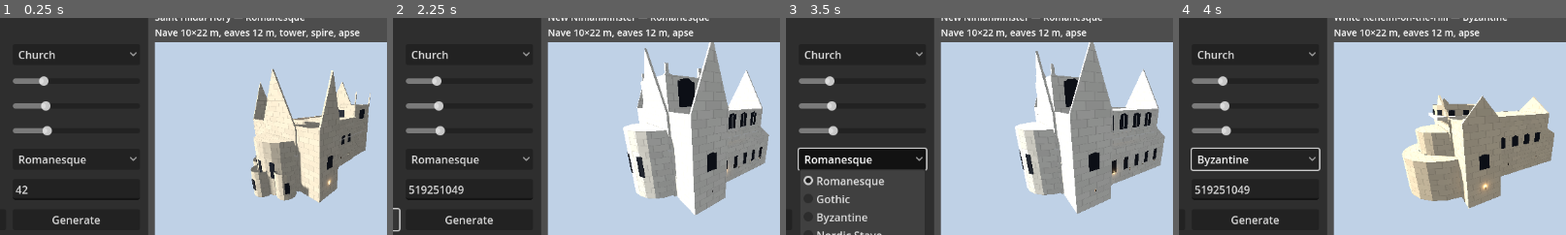
Above: before the commit, frames 1-4 (left to right).
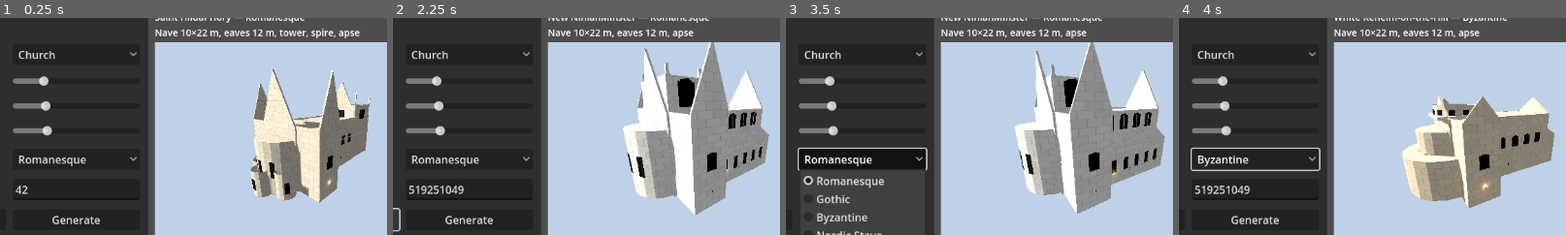
Above: after the commit, the same moments.

Repository: drAshcroft/BrickWild
Game: Godot game, scene res://scenes/studio.tscn
The game is run twice, just before and just after one commit, with the same random seed, the same clock (stepped at 60 frames per second) and the same inputs.
Inputs:
- Up to frame 1 (0.25 s): no input
- Up to frame 2 (2.25 s): click "Church" at 0.5 s; click "New seed" at 1.25 s; click "New seed" at 2 s
- Up to frame 3 (3.5 s): click "Romanesque" at 2.75 s
- Up to frame 4 (4 s): click "Generate" at 3.5 s
The pictures show only the part of the screen within x 17-67%, y 0-50%; the shares and areas given below are measured in that part.

The runs differ from the first frame. In frame 1, 0.2% of the frame differs, in the area x 65-89%, y 42-80%; in frame 2, 0.3%, in the area x 60-97%, y 11-88%; in frame 3, 0.3%; in frame 4, less than 0.1%.

Commit message:
VIS-012 finish cut church glazing and open portals

Diff:
--- a/src/church/church_assembler.gd
+++ b/src/church/church_assembler.gd
@@ -10,6 +10,43 @@
 static func build(spec: ChurchSpec, cutaway := false) -> Node3D:
 	var builder := ChurchBuilder.new()
 	var mesh: ArrayMesh = builder.build(spec)
-	return ShellAssembler.build("Church", mesh, [spec.stone_color, spec.trim_color,
+	var root := ShellAssembler.build("Church", mesh, [spec.stone_color, spec.trim_color,
 		spec.roof_color, Color("1a1c20")], builder.prop_log,
 		ChurchBuilder.SURF_ROOF, cutaway, LightKit.FLAME, true)
+	_finish_glazing(root)
+	return root
+
+
+## The black vertex marker belongs only to panes seated in cut clerestory
+## throats. Shallow windows keep the original dark recess in the same slot.
+static func _finish_glazing(root: Node3D) -> void:
+	if DisplayServer.get_name() == "headless":
+		return
+	var shell := root.get_node_or_null("Shell") as MeshInstance3D
+	if shell == null:
+		return
+	var shader := Shader.new()
+	shader.code = """shader_type spatial;
+render_mode cull_disabled;
+void fragment() {
+	if (COLOR.r < 0.5) {
+		vec2 grid = UV * vec2(0.95, 0.85);
+		vec2 edge = min(fract(grid), vec2(1.0) - fract(grid));
+		float lead = 1.0 - smoothstep(0.010, 0.035, min(edge.x, edge.y));
+		vec2 cell = floor(grid);
+		float tint = fract(sin(dot(cell, vec2(17.13, 41.71))) * 43758.5453);
+		vec3 blue = vec3(0.025, 0.055, 0.085);
+		vec3 jewel = tint > 0.84 ? vec3(0.11, 0.035, 0.045) : vec3(0.035, 0.09, 0.10);
+		vec3 glass = mix(blue, jewel, 0.45 + 0.35 * tint);
+		ALBEDO = mix(glass, vec3(0.018, 0.024, 0.031), lead);
+		EMISSION = glass * (1.0 - lead) * 0.025;
+		ROUGHNESS = 0.24;
+	} else {
+		ALBEDO = vec3(0.020, 0.025, 0.031);
+		ROUGHNESS = 0.82;
+	}
+}
+"""
+	var glass := ShaderMaterial.new()
+	glass.shader = shader
+	shell.set_surface_override_material(ChurchBuilder.SURF_OPEN, glass)
--- a/src/church/church_builder.gd
+++ b/src/church/church_builder.gd
@@ -206,9 +206,13 @@
 	# gap between them with no wall behind it at all.
 	var door_h: float = minf(h * 0.32, 3.4)
 	var door_z: float = _west_door_z()
-	for opening in _west_door_openings():
+	var west_doors := _west_door_openings()
+	for opening_index in range(west_doors.size()):
+		var opening: Dictionary = west_doors[opening_index]
 		window(opening.pos, PI, opening.width, opening.height,
 			opening.style, true, _cuts_west_portal())
+		if _cuts_west_portal():
+			_portal_moulding(opening, opening_index)
 	box(Vector3((w * 0.34 if spec.door_style == &"portal" else 2.4) + 0.7, 0.22, 0.14),
 		Vector3(0, door_h + 0.35, door_z - 0.02), SURF_TRIM)
 
@@ -756,16 +760,70 @@
 		var mullion: float = clampf(width * 0.06, 0.055, 0.16)
 		host("clerestory_%d" % part_log.size())
 		if _cuts_clerestory():
-			# Set the dark pane at the inner lip. The ray fixture probes stone,
+			# Seat the glazed pane at the inner lip. The ray fixture probes stone,
 			# so glazing cannot disguise an uncut masonry host.
+			_kit.surface(SURF_OPEN).set_color(Color.BLACK)
 			component_box("clerestory_pane",
 				Vector3(width - 0.08, height - 0.08, 0.025),
 				xf.translated_local(Vector3(0, 0, -NAVE_WALL_T + 0.035)), SURF_OPEN)
+			_kit.surface(SURF_OPEN).set_color(Color.WHITE)
+			# Two stone spandrels fill the rectangular cut above its pointed
+			# crown. The pane remains at the far reveal, behind real wall depth.
+			var crown_y: float = height * 0.18
+			var wall_mid: float = -NAVE_WALL_T * 0.5 + ChurchGeometry.OPENING_EPS
+			for side in [-1.0, 1.0]:
+				var points := PackedVector3Array([
+					xf * Vector3(side * width * 0.5, crown_y, wall_mid),
+					xf * Vector3(side * width * 0.5, height * 0.5, wall_mid),
+					xf * Vector3(0, height * 0.5, wall_mid),
+				])
+				component_slab("clerestory_spandrel", points, NAVE_WALL_T,
+					SURF_STONE, false)
 		component_box("clerestory_mullion", Vector3(mullion, height, 0.09),
 			xf.translated_local(Vector3(0, 0, 0.03)), SURF_TRIM)
+		if _cuts_clerestory():
+			component_box("clerestory_transom",
+				Vector3(width - 0.06, mullion * 0.75, 0.09),
+				xf.translated_local(Vector3(0, height * 0.07, 0.03)), SURF_TRIM)
 		component_box("clerestory_sill", Vector3(width + mullion * 3, mullion, 0.18),
 			xf.translated_local(Vector3(0, -height / 2.0, 0.02)), SURF_TRIM)
 		host_end()
+
+
+## A dressed but deliberately open entrance. Its jambs and hood sit outside
+## the throat, so they do not seal the approach tested by the aperture suite.
+func _portal_moulding(opening: Dictionary, index: int) -> void:
+	var width: float = opening.width
+	var height: float = opening.height
+	var face_pos: Vector3 = opening.pos
+	if spec.west_towers >= 2:
+		face_pos.z = ChurchGeometry.tower_center_z(spec) - spec.tower_width * 0.5 \
+			- ChurchGeometry.OPENING_EPS
+	var xf := Transform3D(Basis(Vector3.UP, PI), face_pos)
+	host("west_portal_%d" % index)
+	var jamb := 0.18
+	for side in [-1.0, 1.0]:
+		component_box("portal_jamb", Vector3(jamb, height, 0.24),
+			xf.translated_local(Vector3(side * (width * 0.5 + jamb * 0.5),
+				0, 0.08)), SURF_TRIM)
+	component_box("portal_lintel", Vector3(width + jamb * 2.0, jamb, 0.28),
+		xf.translated_local(Vector3(0, height * 0.5 + jamb * 0.5, 0.08)), SURF_TRIM)
+	if opening.style == &"pointed":
+		var spring := height * 0.5 + jamb * 0.5
+		var crown := spring + minf(width * 0.23, 0.85)
+		for side in [-1.0, 1.0]:
+			_portal_hood_segment(xf, Vector2(side * width * 0.5, spring),
+				Vector2(0, crown))
+	host_end()
+
+
+func _portal_hood_segment(xf: Transform3D, start: Vector2, finish: Vector2) -> void:
+	var edge := (finish - start).normalized()
+	var cross := Vector2(-edge.y, edge.x) * 0.075
+	var points := PackedVector3Array()
+	for p in [start + cross, finish + cross, finish - cross, start - cross]:
+		points.append(xf * Vector3(p.x, p.y, 0.08))
+	component_slab("portal_hood", points, 0.24, SURF_TRIM, false)
 
 ## Dark recessed opening facing local +Z, rotated by `face` around Y.
 func window(pos: Vector3, face: float, w: float, h: float, style: StringName,
--- a/tests/suites/church_aperture_suite.gd
+++ b/tests/suites/church_aperture_suite.gd
@@ -14,7 +14,23 @@
 		LandmarkSuite._force_features(row[0], spec)
 		var builder := ChurchBuilder.new()
 		var mesh: ArrayMesh = builder.build(spec)
+		_expect(res, mesh.get_surface_count() == 4,
+			"%s finish changed the four church surface slots" % row[0])
+		var roles := PackedStringArray()
+		for component in builder.component_log:
+			roles.append(component["role"])
 		if row[0] == "notre_dame":
+			_expect(res, roles.has("clerestory_pane")
+				and roles.has("clerestory_spandrel")
+				and roles.has("clerestory_transom"),
+				"Notre-Dame finish components are missing")
+			var pane_colors: PackedColorArray = mesh.surface_get_arrays(
+				ChurchBuilder.SURF_OPEN)[Mesh.ARRAY_COLOR]
+			var marked := 0
+			for color in pane_colors:
+				if color.r < 0.5:
+					marked += 1
+			_expect(res, marked > 0, "clerestory panes lack glazing markers")
 			var windows: Array[Dictionary] = ChurchGeometry.clerestory_windows(spec)
 			_expect(res, windows.size() > 0, "Notre-Dame has no clerestory fixture")
 			for opening in windows:
@@ -25,6 +41,8 @@
 				opening.width, opening.height,
 				"%s west portal x=%.2f" % [row[0], opening.pos.x],
 				spec.tower_width + 2.0 if spec.west_towers >= 2 else 0.45)
+		_expect(res, roles.has("portal_jamb") and roles.has("portal_lintel"),
+			"%s cut portal has no named moulding" % row[0])
 	# These wider portals are empty at their logged centres. The coarse voxel
 	# sweep used to call that a floating recess; direct rays verify the cut and
 	# adjacent masonry at the five fixed seeds which exposed the mismatch.
--- a/tools/render_shots.gd
+++ b/tools/render_shots.gd
@@ -44,6 +44,10 @@
 		return
 	if args.has("vis005"):
 		await _shoot_vis005_acceptance()
+		quit()
+		return
+	if args.has("vis012"):
+		await _shoot_vis012_acceptance()
 		quit()
 		return
 	if args.has("vis007") or args.has("vis007-before"):
@@ -333,6 +337,45 @@
 	_root3d.remove_child(node)
 	node.free()
 	_set_legacy_lighting()
+
+
+## The VIS-005 views again, with the finished opening in the same frame.
+func _shoot_vis012_acceptance() -> void:
+	var out := "visualqa/vis012"
+	DirAccess.make_dir_recursive_absolute(ProjectSettings.globalize_path(OUT_DIR + "/" + out))
+	var rows: Array[Dictionary] = []
+	for entry in _landmarks():
+		if entry["key"] not in ["notre_dame", "durham"]:
+			continue
+		var spec: ChurchSpec = _landmark_spec(entry)
+		await _shoot_church(spec, "%s/%s_portrait_after.jpg" % [out, entry["key"]],
+			0.72, -0.28)
+		var subjects: Array[Dictionary] = [{"name": "west_portal",
+			"focus": Vector3(0.0, 2.0, -spec.length / 2.0),
+			"radius": 7.5, "yaw": PI, "pitch": -0.12}]
+		if entry["key"] == "notre_dame":
+			for opening in ChurchGeometry.clerestory_windows(spec):
+				if opening.pos.x > 0.0 and absf(opening.pos.z) < spec.length * 0.25:
+					subjects.append({"name": "clerestory", "focus": opening.pos,
+						"radius": 5.0, "yaw": PI / 2.0, "pitch": -0.08})
+					break
+		for subject in subjects:
+			for light in ["front", "raking"]:
+				var file := "%s/%s_%s_%s_after.jpg" % [out, entry["key"],
+					subject["name"], light]
+				await _shoot_vis005_frame(spec, file, subject["yaw"],
+					subject["pitch"], subject["focus"], subject["radius"],
+					light == "raking")
+				rows.append({"key": entry["key"], "seed": entry["seed"],
+					"subject": subject["name"], "light": light,
+					"before": file.replace("_after.jpg", "_before.jpg"),
+					"after": file,
+					"camera": _camera_metadata(subject["yaw"], subject["pitch"], 1.0),
+					"key_offset_degrees": -75.0 if light == "raking" else 0.0})
+	var f := FileAccess.open(OUT_DIR + "/" + out + "/manifest.json", FileAccess.WRITE)
+	f.store_string(JSON.stringify({"shots": rows}, "\t"))
+	f.close()
+	print("wrote %d VIS-012 opening details to %s" % [rows.size(), out])
 
 
 ## Durham's pier and Notre-Dame's flyer at locked scale, view and light.
Binary file added: artifacts/renders/visualqa/vis012/durham_portrait_after.jpg
Binary file added: artifacts/renders/visualqa/vis012/durham_portrait_before.jpg
Binary file added: artifacts/renders/visualqa/vis012/durham_west_portal_front_after.jpg
Binary file added: artifacts/renders/visualqa/vis012/durham_west_portal_front_before.jpg
Binary file added: artifacts/renders/visualqa/vis012/durham_west_portal_raking_after.jpg
Binary file added: artifacts/renders/visualqa/vis012/durham_west_portal_raking_before.jpg
Not shown, added: artifacts/renders/visualqa/vis012/manifest.json
Binary file added: artifacts/renders/visualqa/vis012/notre_dame_clerestory_front_after.jpg
Binary file added: artifacts/renders/visualqa/vis012/notre_dame_clerestory_front_before.jpg
Binary file added: artifacts/renders/visualqa/vis012/notre_dame_clerestory_raking_after.jpg
Binary file added: artifacts/renders/visualqa/vis012/notre_dame_clerestory_raking_before.jpg
Binary file added: artifacts/renders/visualqa/vis012/notre_dame_portrait_after.jpg
(and 11 more such lines)
